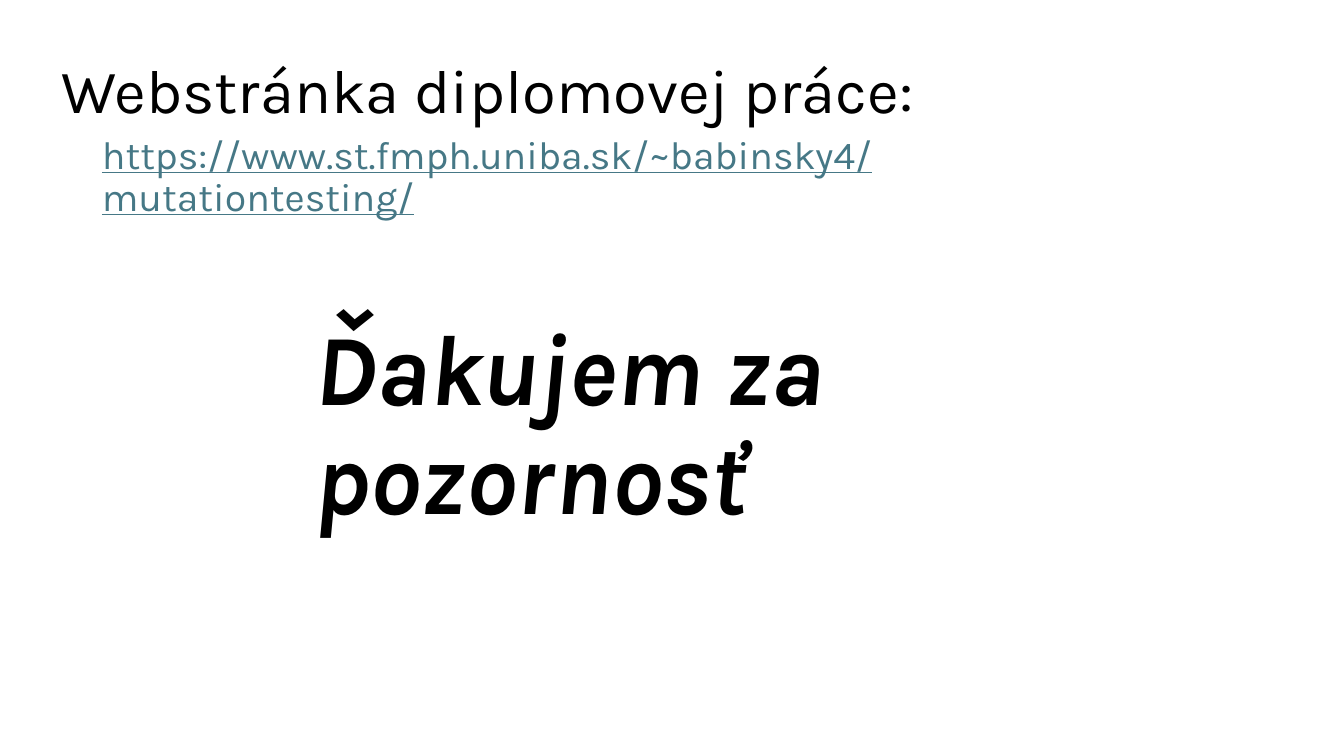
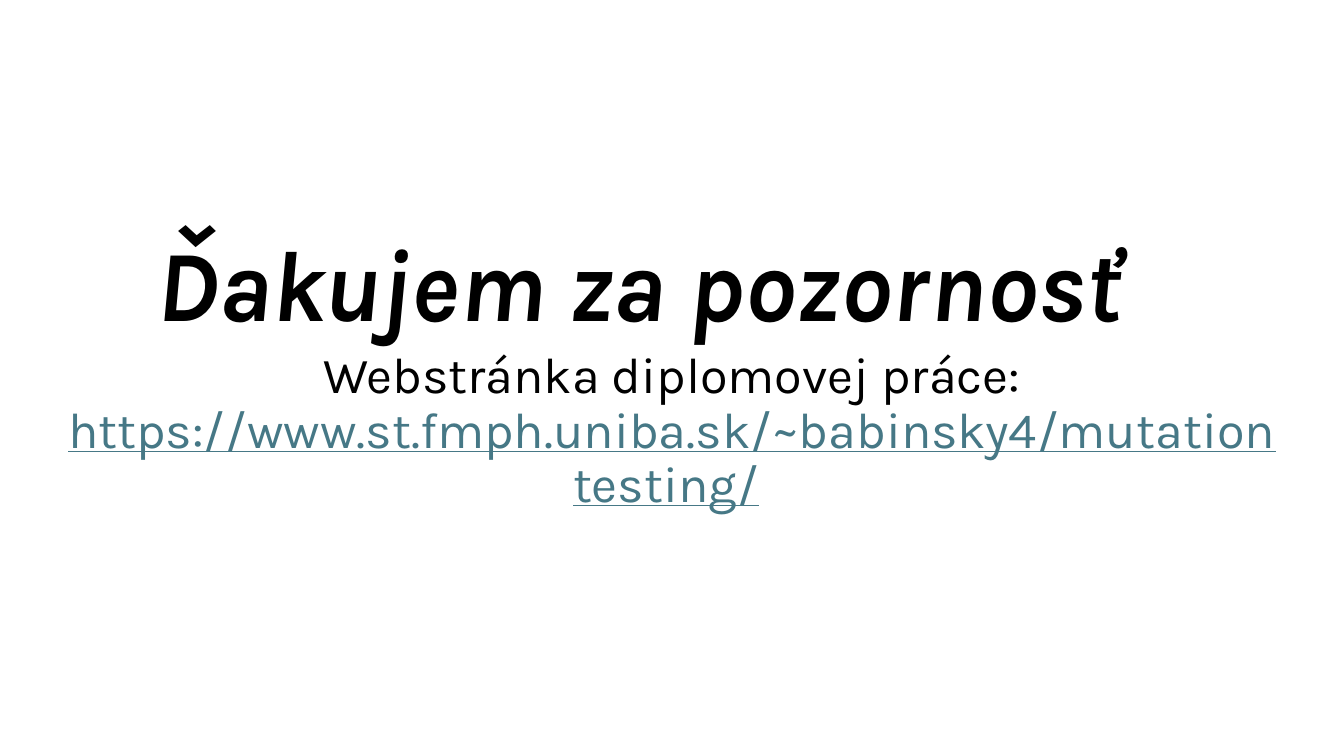
Before and after one commit to lexendo/ai-mutation-testing, a slide deck: slide 18 of docs/Prezentacia.pptx (slide 16 before the commit). Drawn at 1344x756 pixels with LibreOffice and Linux fonts; fonts in the diff are those of the drawing. Boxes give left, top, right and bottom in pixels: in the first picture for what was removed or moved away, otherwise in the second. Text is boxed around its words. In the diff, an @@ line names an element or a change of style, - is before the commit and + after.

```diff
--- a/docs/Prezentacia.pptx
+++ b/docs/Prezentacia.pptx
@@ text removed at (102, 140, 872, 221) @@
-https://www.st.fmph.uniba.sk/~babinsky4/mutationtesting/
@@ text "Ďakujem za pozornosť" rewrapped from (314, 314, 824, 537) to (156, 230, 1121, 344) @@
@@ title at (68, 354, 1275, 460): text changed; size 44 to 36 pt; text colour #000000 to #467886 @@
-Webstránka diplomovej práce:
+Webstránka diplomovej práce:
+https://www.st.fmph.uniba.sk/~babinsky4/mutationtesting/
```
Also in this commit, not shown: 1 other slide changed, 2 slides added, 1 other file.
